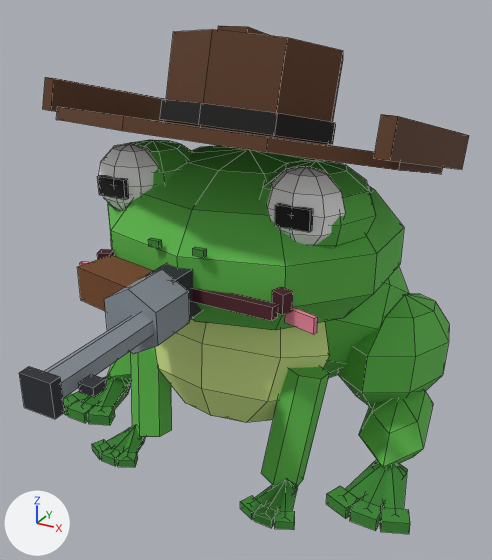
The FBX model zabie-strzelanie/lowpoly/Zaba_LowPoly.fbx, before and after one commit.
Camera for both pictures: a camera (50 mm lens) standing at (3.45, -7.08, 5.14) and looking at (0.16, -1.1, 2.15). Every picture has the same lights, and +X, +Y and +Z are marked at lower left. The first picture is the older version. Mesh edges are drawn as thin lines.

Names of what the first picture shows: 'Bron', 'BronRekojesc', 'BronStal', 'Brzuch', 'Cialo', 'Ciemne', 'Kapelusz', 'KapeluszPasek', 'OczyBiale', 'Policzki', 'Pysk', 'Zrenice'.
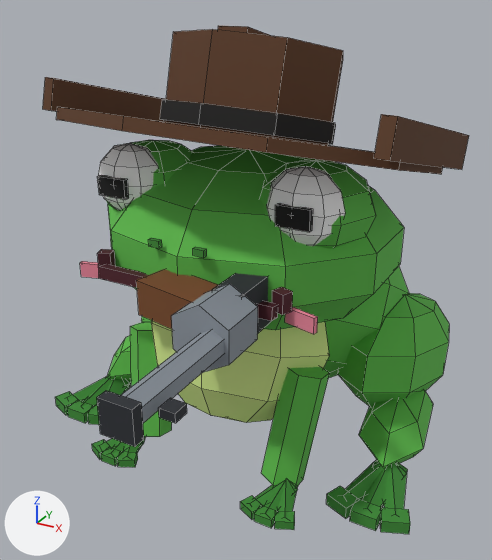
Location of each change, (x1, y1, x2, y2) in pixels of the pictures (492 x 560 px):
```json
{"object": "BronStal", "change": "moved", "before": [44, 270, 189, 398], "after": [121, 284, 258, 423]}
{"object": "Bron", "change": "moved", "before": [19, 263, 202, 419], "after": [97, 273, 271, 447]}
{"object": "BronRekojesc", "change": "moved", "before": [77, 255, 153, 311], "after": [136, 269, 218, 329]}
```

Edits to the scene script, one JSON object a line:
```json
{"op": "set", "path": "ob_bronrekojesc.location", "old": "(-0.55, -2.35, 2.4)", "new": "(0.15, -2.33, 2.4)"}
{"op": "set", "path": "ob_bronstal.location", "old": "(0.0, -2.65, 2.4)", "new": "(0.7, -2.63, 2.4)"}
{"op": "set", "path": "ob_bron.location", "old": "(0.0, -2.0, 2.4)", "new": "(0.7, -1.98, 2.4)"}
```
